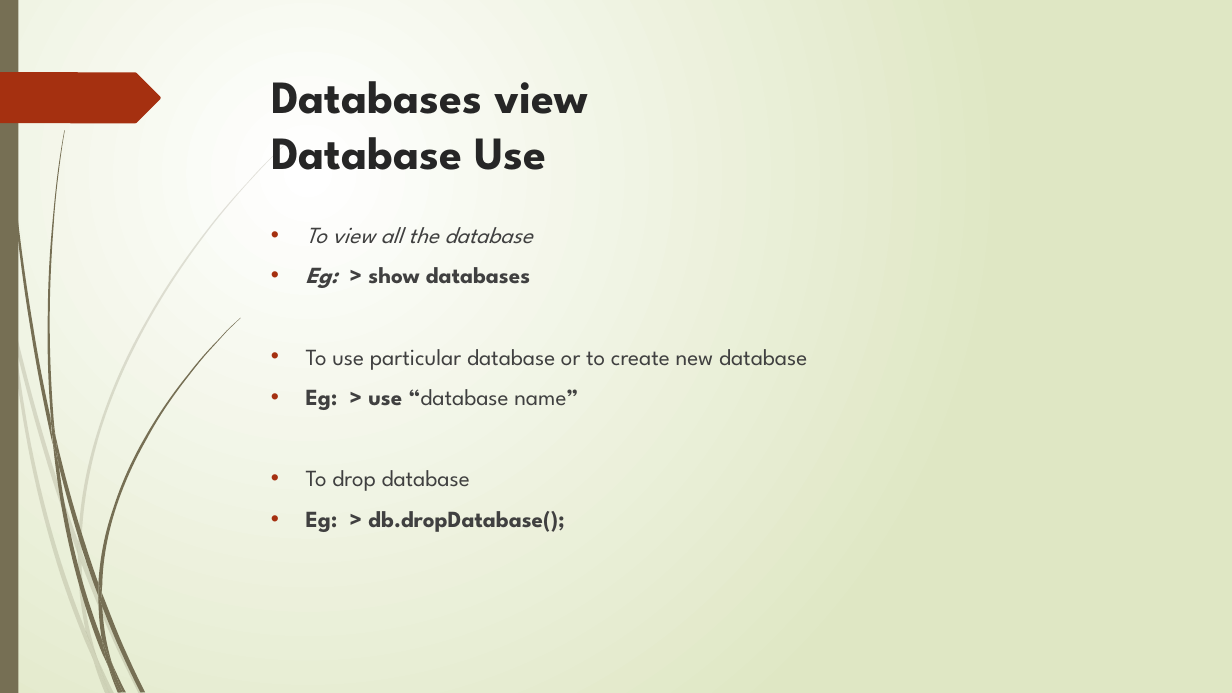
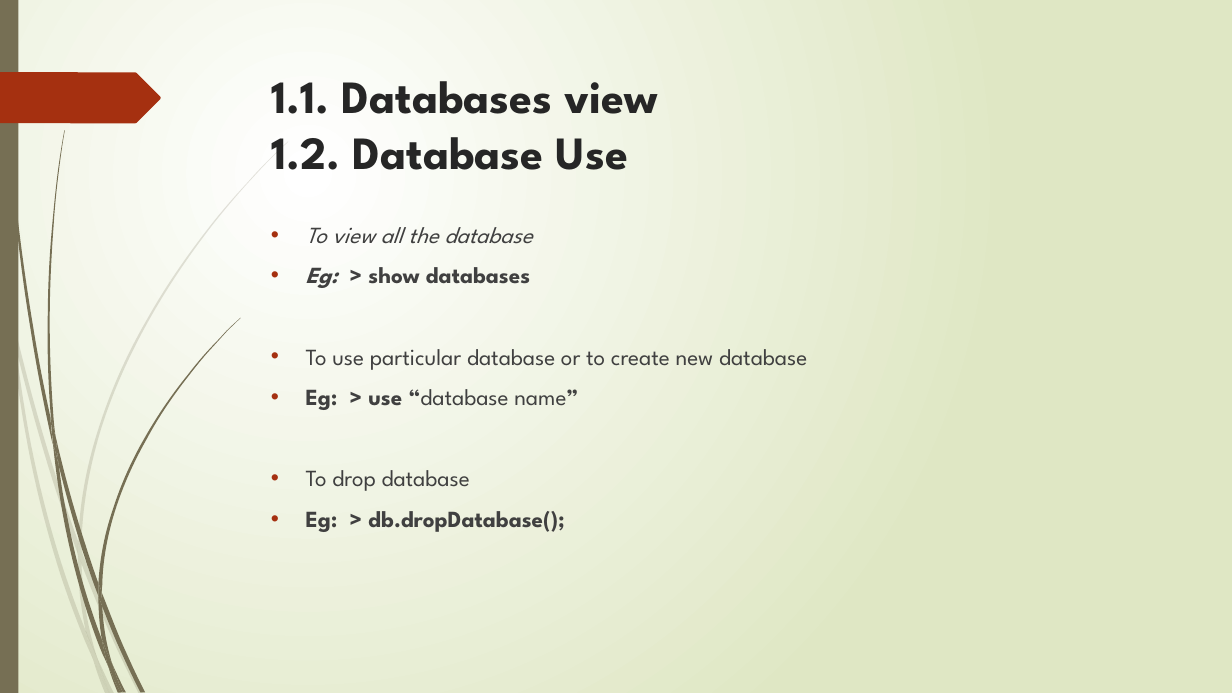
Before and after one commit to deepak127425/UST_Tasks, a slide deck: slide 5 of 1.MongoDB/4.MongoDB operations 13_Dec_2020/MongoDB operations.pptx. Drawn at 1232x693 pixels with LibreOffice and Linux fonts; fonts in the diff are those of the drawing. Boxes give left, top, right and bottom in pixels: in the first picture for what was removed or moved away, otherwise in the second. Text is boxed around its words. In the diff, an @@ line names an element or a change of style, - is before the commit and + after.

```diff
--- a/1.MongoDB/4.MongoDB operations 13_Dec_2020/MongoDB operations.pptx
+++ b/1.MongoDB/4.MongoDB operations 13_Dec_2020/MongoDB operations.pptx
@@ title at [271, 81, 659, 170]: text changed @@
-Databases view
-Database Use
+1.1. Databases view
+1.2. Database Use
```
Also in this commit, not shown: 19 other slides changed.
